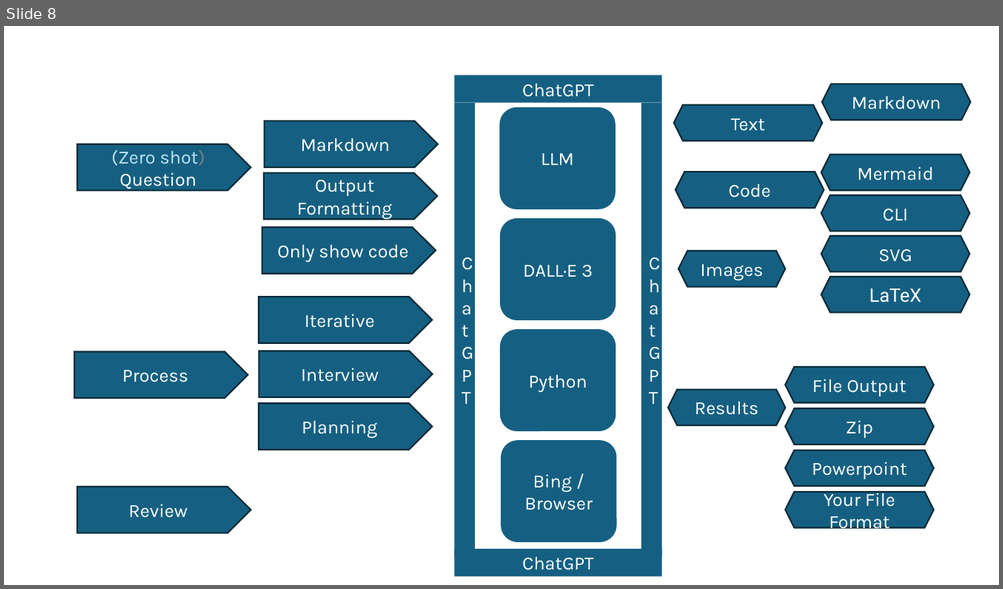
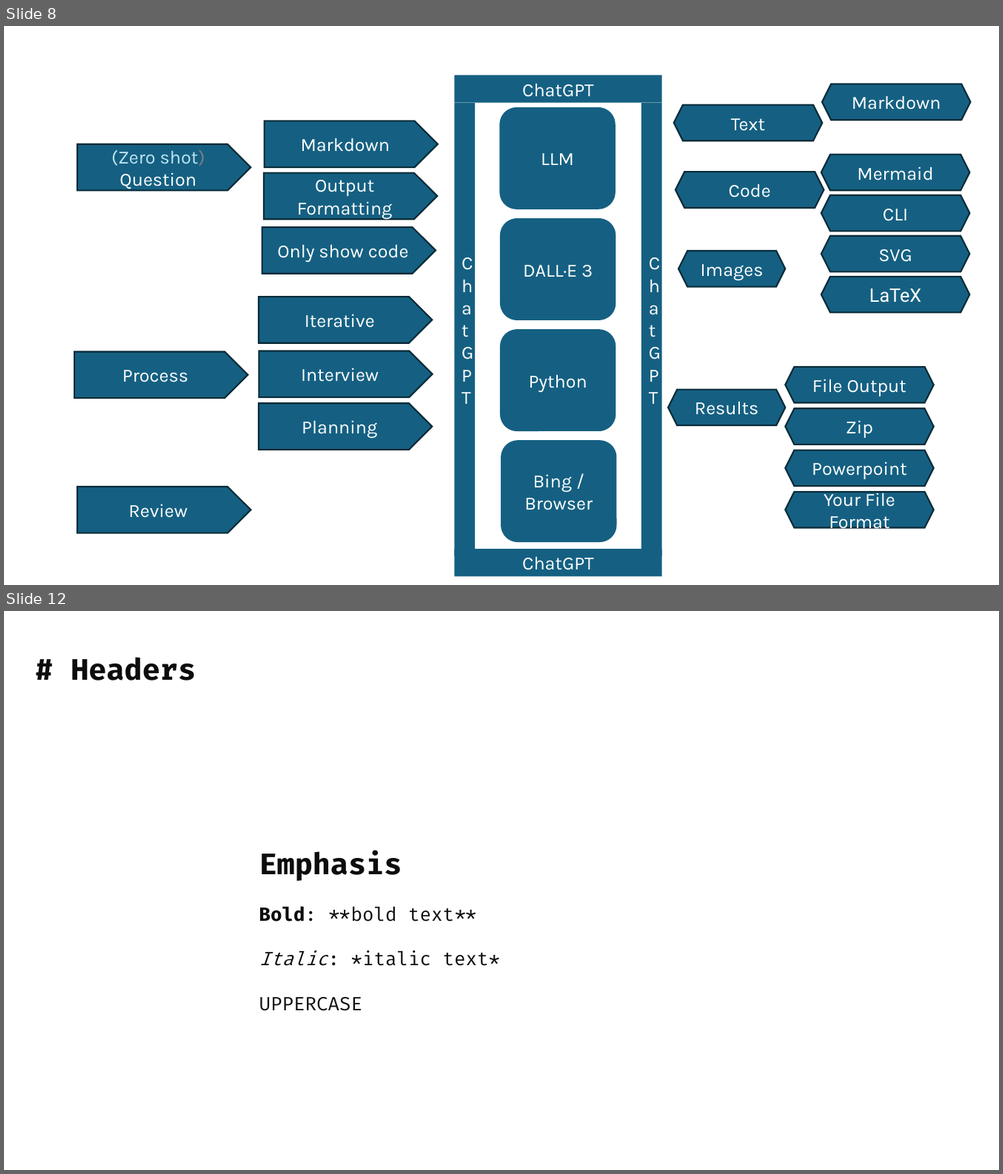
Before and after one commit to isidore/Talks, a slide deck: Slides/ChatGPT_Prompting.pptx. Shown one above the other, each under a label of ours: slide 8 before the commit, slides 8 and 12 after it; the slides between them are not shown. The pictures are 1003x589 and 1003x1174 pixels, drawn with LibreOffice and Linux fonts; fonts in the diff are those of the drawing. Boxes give left, top, right and bottom in pixels: in the first picture for what was removed or moved away, otherwise in the second. Text is boxed around its words. In the diff, an @@ line names an element or a change of style, - is before the commit and + after.

```diff
--- a/Slides/ChatGPT_Prompting.pptx
+++ b/Slides/ChatGPT_Prompting.pptx
@@ slide 12 added at <box>4,611,999,1170</box>, background #FFFFFF @@
@@ text added at <box>71,657,196,681</box>, 28 pt, text #0D0D0D, bold @@
+# Headers
@@ text added at <box>259,851,500,1011</box>, 18 pt, text #0D0D0D @@
+Emphasis
+Bold: **bold text**
+Italic: *italic text*
+UPPERCASE
```
Also in this commit, not shown: 2 slides changed, 6 other slides added.
